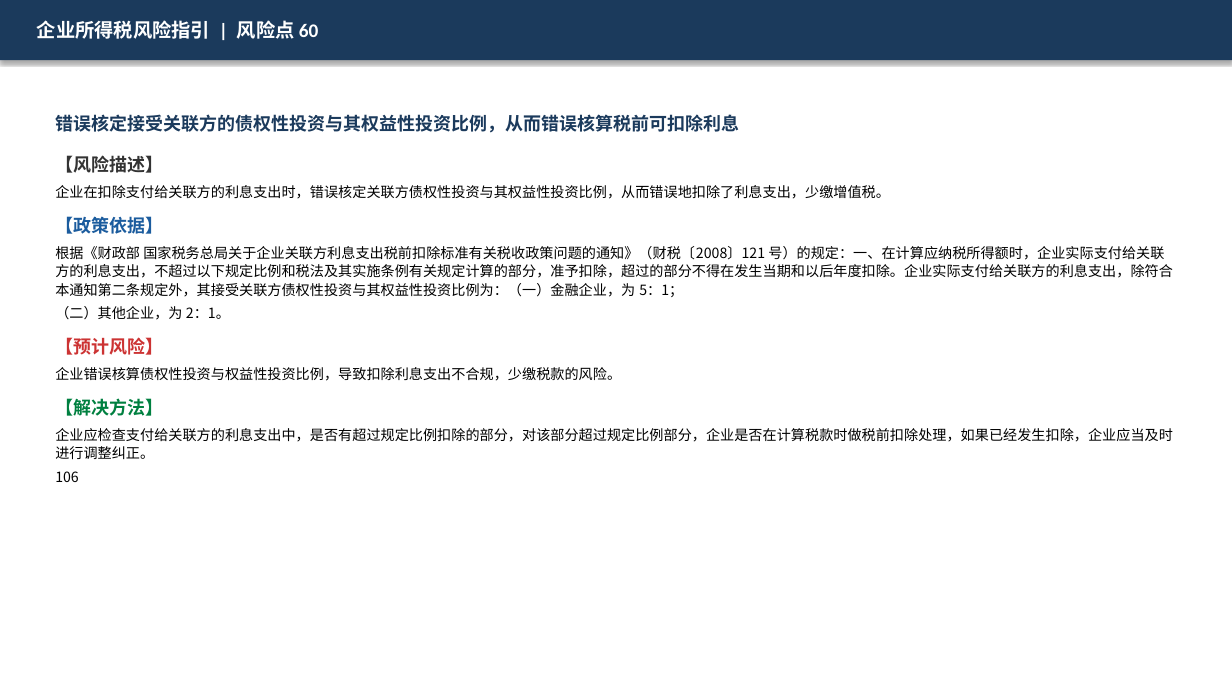
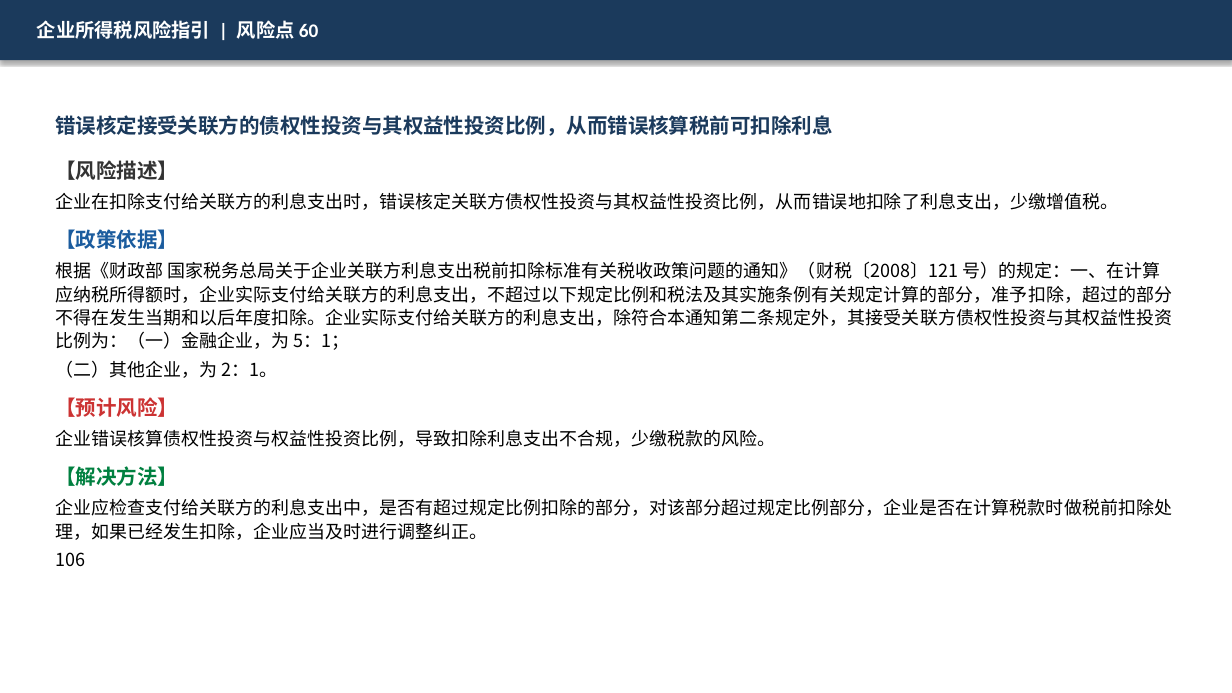
Before and after one commit to SlainTroyard/ppt, a slide deck: slide 61 of ppts_output_v3/02_企业所得税风险指引.pptx. Drawn at 1232x693 pixels with LibreOffice and Linux fonts; fonts in the diff are those of the drawing. Boxes give left, top, right and bottom in pixels: in the first picture for what was removed or moved away, otherwise in the second. Text is boxed around its words. In the diff, an @@ line names an element or a change of style, - is before the commit and + after.

```diff
--- a/ppts_output_v3/02_企业所得税风险指引.pptx
+++ b/ppts_output_v3/02_企业所得税风险指引.pptx
@@ text "错误核定接受关联方的债权性投资与其权益性投资比例，从而错误核算税前可扣除利息" at bbox=[55, 115, 1172, 567]: size 14 to 16 pt in "错误核定接受关联方的债权性投资与其权益性投资比例，从而错误核算税前可扣除利息", "【风险描述】", "【政策依据】", "【预计风险】" and 1 more places; size 11 to 14 pt in "企业在扣除支付给关联方的利息支出时，错误核定关联方债权性投资与其权益性投资比例，从而错误地扣除了利息支出，少缴增值税。", "根据《财政部 国家税务总局关于企业关联方利息支出税前扣除标准有关税收政策问题的通知》（财税〔2008〕121 号）的规定 ...", "（二）其他企业，为 2：1。", "企业错误核算债权性投资与权益性投资比例，导致扣除利息支出不合规，少缴税款的风险。" and 2 more places; line spacing 18.2pt to 20.8pt; line spacing 14.3pt to 18.2pt @@
```
Also in this commit, not shown: 87 other slides changed, 20 other files.
